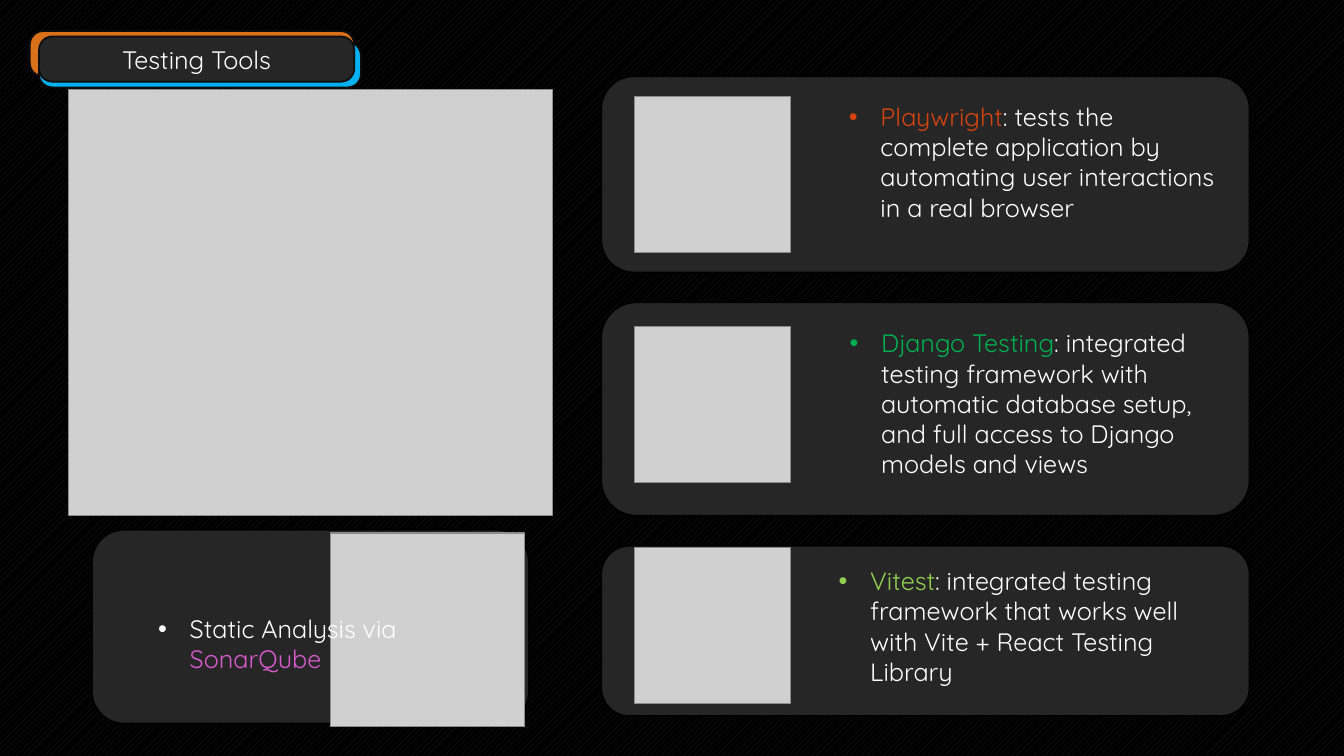
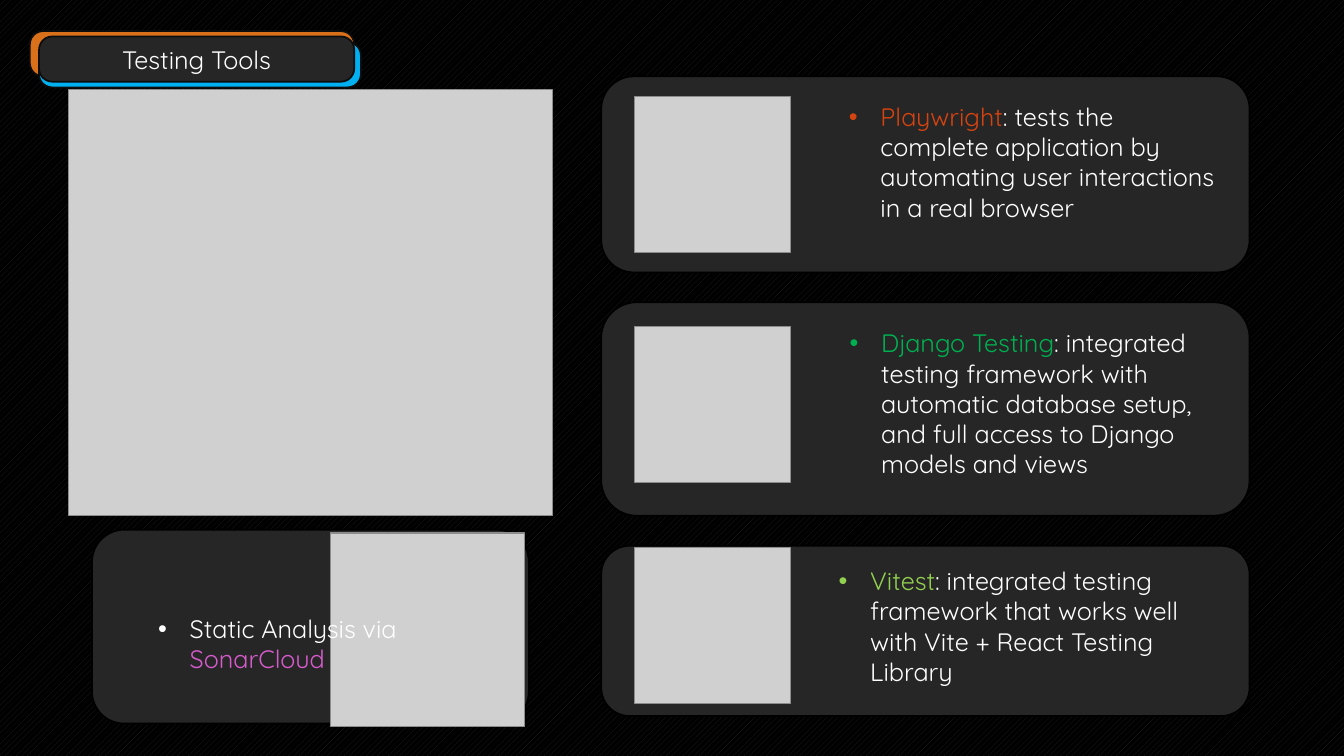
Before and after one commit to endorivium/informational-mastery, a slide deck: slide 15 of SQS/Team05_Overwatch_Präsentation.pptx. Drawn at 1344x756 pixels with LibreOffice and Linux fonts; fonts in the diff are those of the drawing; grey boxes stand for pictures. Boxes give left, top, right and bottom in pixels: in the first picture for what was removed or moved away, otherwise in the second. Text is boxed around its words. In the diff, an @@ line names an element or a change of style, - is before the commit and + after.

```diff
--- a/SQS/Team05_Overwatch_Präsentation.pptx
+++ b/SQS/Team05_Overwatch_Präsentation.pptx
@@ text at [190,612,397,668]: text changed @@
-• Static Analysis via SonarQube
+• Static Analysis via SonarCloud
```
Also in this commit, not shown: 8 other files.
